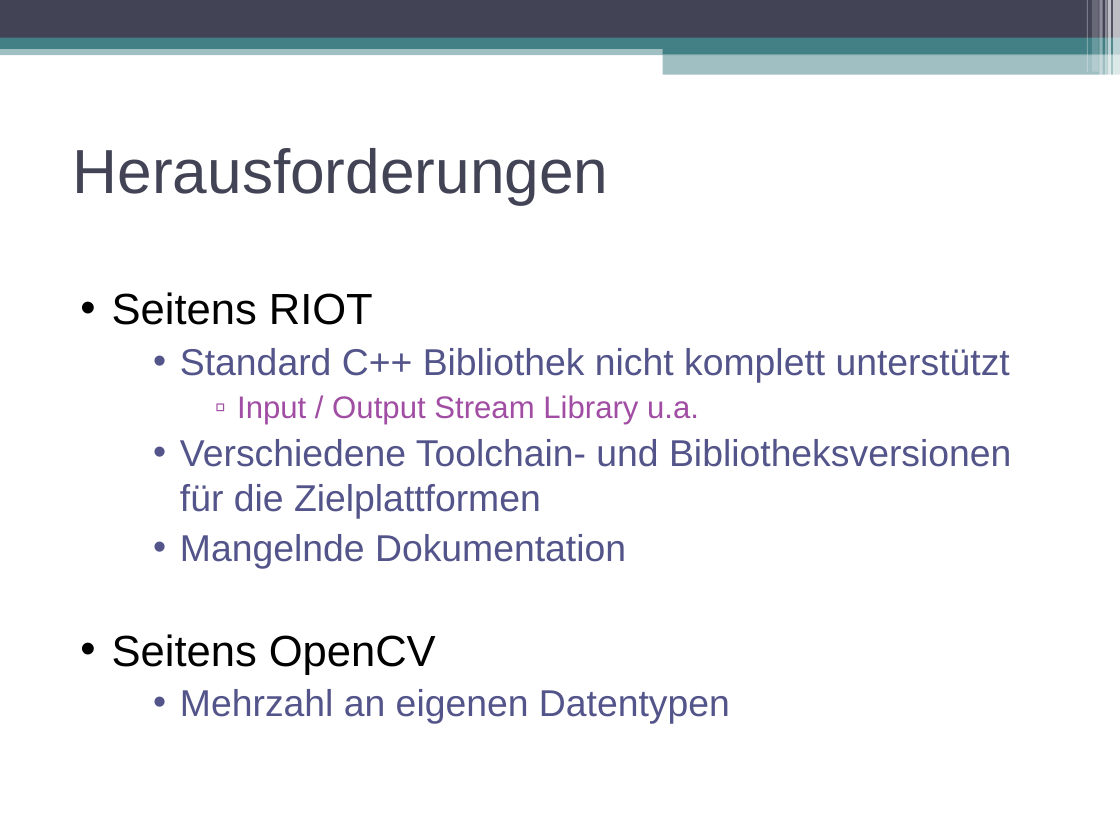
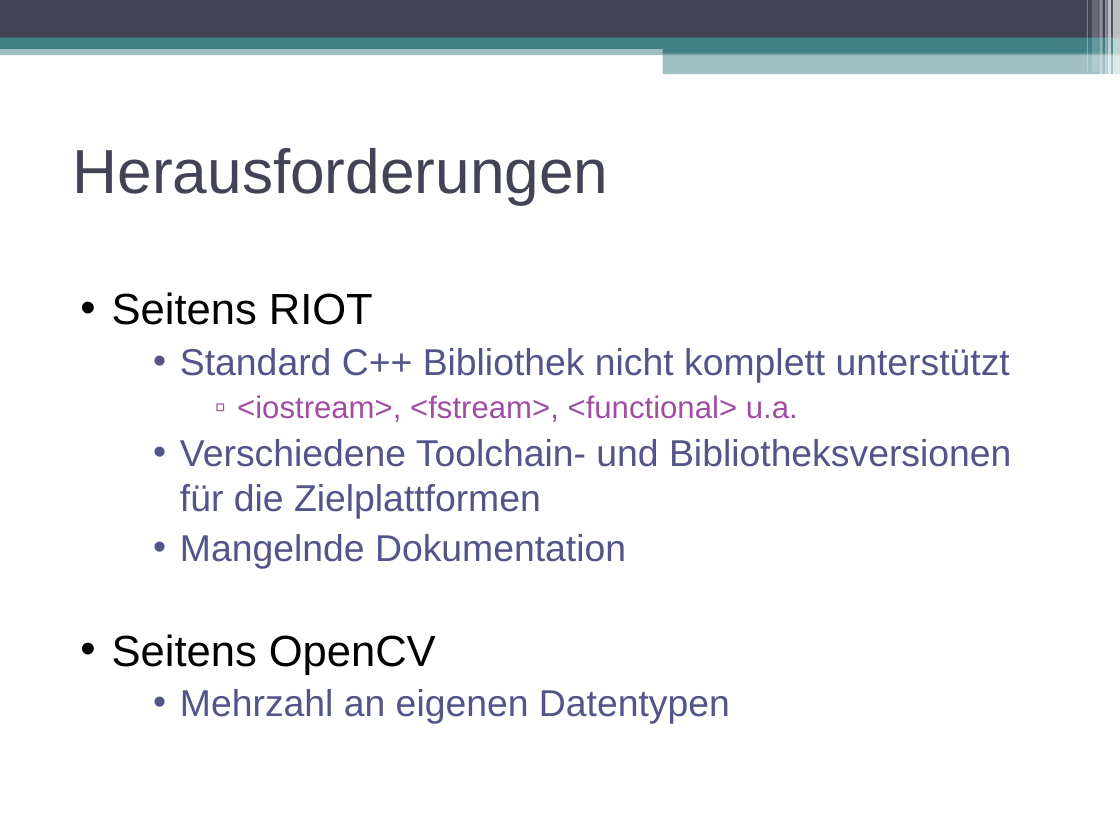
Before and after one commit to swp2013riot/riot-opencv-port, a slide deck: slide 4 of doc/final_presentation.odp. Drawn at 1120x840 pixels with LibreOffice and Linux fonts; fonts in the diff are those of the drawing. Boxes give left, top, right and bottom in pixels: in the first picture for what was removed or moved away, otherwise in the second. Text is boxed around its words. In the diff, an @@ line names an element or a change of style, - is before the commit and + after.

```diff
--- a/doc/final_presentation.odp
+++ b/doc/final_presentation.odp
@@ text at (237,395,798,422): text changed @@
-        ▫ Input / Output Stream Library u.a.
+        ▫ <iostream>, <fstream>, <functional> u.a.
```
Also in this commit, not shown: 4 other slides changed, 5 slides added, 3 slides removed.
